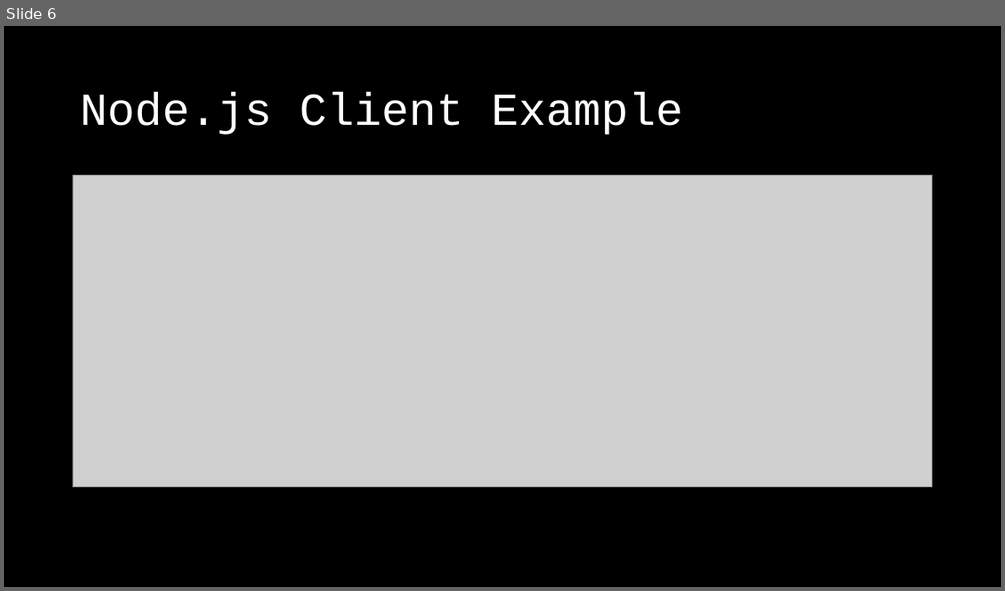
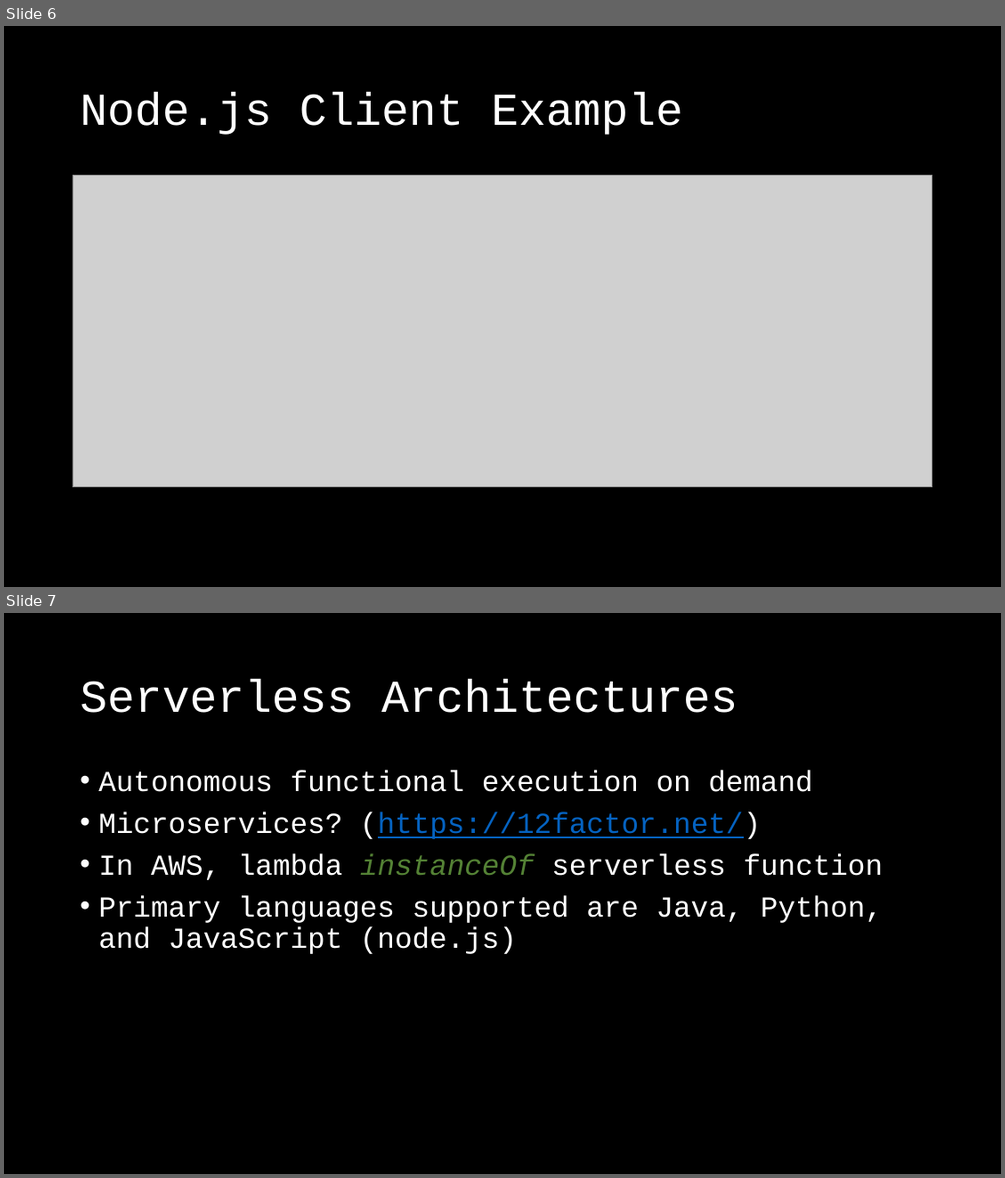
Before and after one commit to rsnestor/slac, a slide deck: doc/slac_slides.pptx. Shown one above the other, each under a label of ours: slide 6 before the commit, slides 6 and 7 after it. The pictures are 1005x591 and 1005x1178 pixels, drawn with LibreOffice and Linux fonts; fonts in the diff are those of the drawing; grey boxes stand for pictures. Boxes give left, top, right and bottom in pixels: in the first picture for what was removed or moved away, otherwise in the second. Text is boxed around its words. In the diff, an @@ line names an element or a change of style, - is before the commit and + after.

```diff
--- a/doc/slac_slides.pptx
+++ b/doc/slac_slides.pptx
@@ slide 7 added at [4, 613, 1001, 1174], background #000000 @@
@@ title added at [80, 678, 737, 713], 44 pt, text #FFFFFF @@
+Serverless Architectures
@@ text added at [98, 770, 883, 954], 28 pt, text #FFFFFF @@
+• Autonomous functional execution on demand
+• Microservices? (https://12factor.net/)
+• In AWS, lambda instanceOf serverless function
+• Primary languages supported are Java, Python, and JavaScript (node.js)
```
Also in this commit, not shown: 1 slide changed, 2 other slides added.
